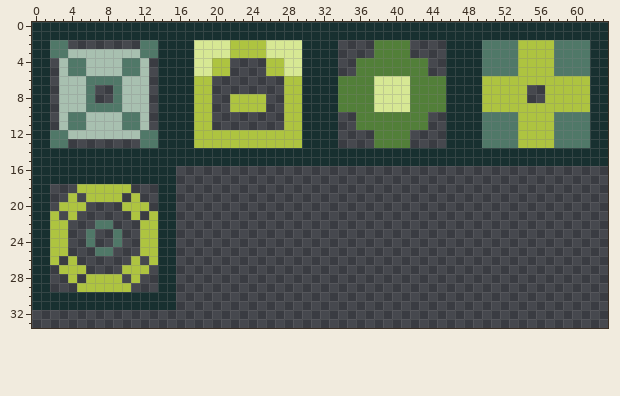
Edited in one commit: pixel-art sprite (dist/assets/sprites/nodes.png). Above, as it was before the edit.
The file is 64x64 pixels. Shown: x 0..63, y 0..33.
After the commit:
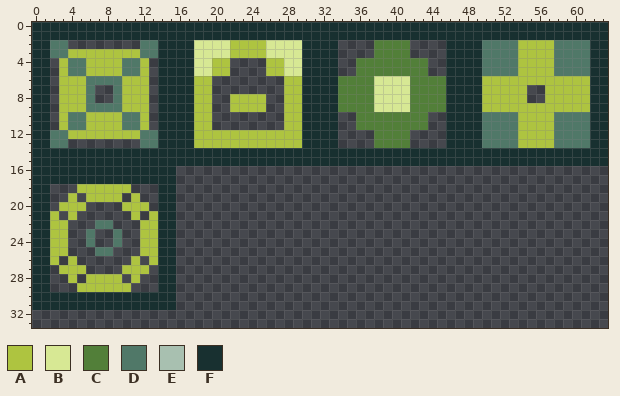
Palette (. is transparent): A #aec440  B #d7e894  C #527f39  D #507868  E #a8c0b0  F #183030
The exact change:
y 3: x 4..11 EEEEEEEE -> AAAAAAAA
y 4..5: x 3 E -> A; x 6..9 EEEE -> AAAA; x 12 E -> A
y 6..9: x 3..5 EEE -> AAA; x 10..12 EEE -> AAA
y 10..11: x 3 E -> A; x 6..9 EEEE -> AAAA; x 12 E -> A
y 12: x 4..11 EEEEEEEE -> AAAAAAAA
Pixel boxes of the changes (left, top, right, bottom) in both pictures:
changed: (59, 49, 149, 139)
